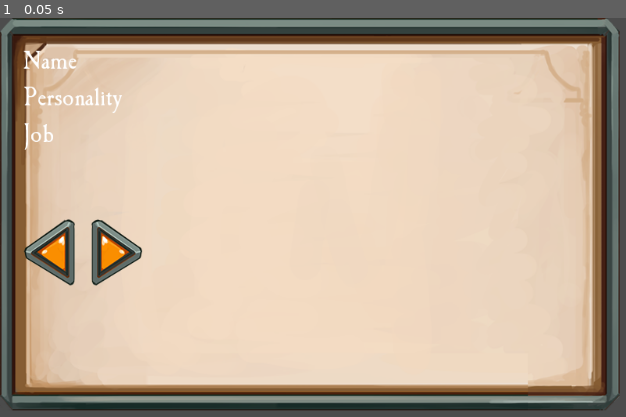
Above: before the commit, frame 1.
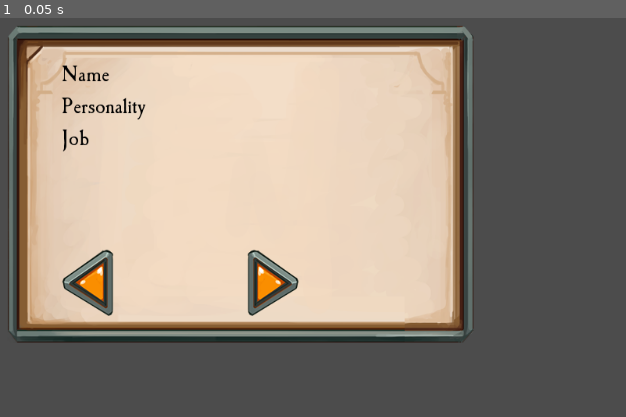
Above: after the commit, the same moment.

Repository: Ertain/NPC-character-listing
Game: Godot game, scene res://main.tscn
Same seed, same stepped clock (60 frames per second), same inputs: the game is played once before the commit and once after it. Before the commit the project has no main scene; this scene is started directly in both runs.
Inputs:
- Up to frame 1 (0.05 s): no input

The runs differ from the first frame. In frame 1, 53% of the frame differs, in the area x 0-100%, y 0-99%.

Commit message:
Revamped the nodes

Diff:
--- a/main.tscn
+++ b/main.tscn
@@ -7,38 +7,37 @@
 
 [sub_resource type="DynamicFont" id=1]
 
-size = 35
+size = 30
 use_mipmaps = false
 use_filter = false
 font_data = ExtResource( 2 )
 _sections_unfolded = [ "Font", "Settings" ]
 
-[sub_resource type="DynamicFont" id=2]
-
-size = 35
-use_mipmaps = false
-use_filter = false
-font_data = ExtResource( 2 )
-_sections_unfolded = [ "Font", "Settings" ]
-
-[sub_resource type="DynamicFont" id=3]
-
-size = 35
-use_mipmaps = false
-use_filter = false
-font_data = ExtResource( 2 )
-_sections_unfolded = [ "Font", "Settings" ]
-
-[node name="main" type="Node2D" index="0"]
-
-[node name="dialogue" type="NinePatchRect" parent="." index="0"]
-
-anchor_left = 0.0
-anchor_top = 0.0
-anchor_right = 0.0
-anchor_bottom = 0.0
-margin_right = 793.0
-margin_bottom = 503.0
+[node name="Main dialog" type="MarginContainer" index="0"]
+
+anchor_left = 0.0
+anchor_top = 0.0
+anchor_right = 0.0
+anchor_bottom = 0.0
+margin_left = 10.0
+margin_top = 10.0
+margin_right = 606.0
+margin_bottom = 416.0
+rect_pivot_offset = Vector2( 0, 0 )
+mouse_filter = 0
+mouse_default_cursor_shape = 0
+size_flags_horizontal = 1
+size_flags_vertical = 1
+
+[node name="background" type="NinePatchRect" parent="." index="0"]
+
+anchor_left = 0.0
+anchor_top = 0.0
+anchor_right = 0.0
+anchor_bottom = 0.0
+margin_left = 8.0
+margin_right = 596.0
+margin_bottom = 406.0
 rect_pivot_offset = Vector2( 0, 0 )
 mouse_filter = 2
 mouse_default_cursor_shape = 0
@@ -46,131 +45,160 @@
 size_flags_vertical = 1
 texture = ExtResource( 1 )
 
-[node name="VSplitContainer" type="VSplitContainer" parent="dialogue" index="0"]
-
-anchor_left = 0.0
-anchor_top = 0.0
-anchor_right = 0.0
-anchor_bottom = 0.0
-margin_left = 30.0
-margin_top = 33.0
-margin_right = 761.0
-margin_bottom = 471.0
-rect_pivot_offset = Vector2( 0, 0 )
-mouse_filter = 0
-mouse_default_cursor_shape = 0
-size_flags_horizontal = 1
-size_flags_vertical = 1
-split_offset = 0
-collapsed = false
-dragger_visibility = 0
-
-[node name="VBoxContainer" type="VBoxContainer" parent="dialogue/VSplitContainer" index="0"]
-
-anchor_left = 0.0
-anchor_top = 0.0
-anchor_right = 0.0
-anchor_bottom = 0.0
-margin_right = 126.0
-margin_bottom = 237.0
+[node name="Layout" type="VBoxContainer" parent="background" index="0"]
+
+anchor_left = 0.0
+anchor_top = 0.0
+anchor_right = 0.0
+anchor_bottom = 0.0
+margin_left = 69.0
+margin_top = 44.0
+margin_right = 539.0
+margin_bottom = 372.0
 rect_pivot_offset = Vector2( 0, 0 )
 mouse_filter = 1
 mouse_default_cursor_shape = 0
-size_flags_horizontal = 0
+size_flags_horizontal = 1
+size_flags_vertical = 1
+alignment = 0
+_sections_unfolded = [ "Grow Direction" ]
+
+[node name="Info" type="MarginContainer" parent="background/Layout" index="0"]
+
+anchor_left = 0.0
+anchor_top = 0.0
+anchor_right = 0.0
+anchor_bottom = 0.0
+margin_right = 470.0
+margin_bottom = 239.0
+rect_pivot_offset = Vector2( 0, 0 )
+mouse_filter = 0
+mouse_default_cursor_shape = 0
+size_flags_horizontal = 1
 size_flags_vertical = 3
+_sections_unfolded = [ "Size Flags" ]
+
+[node name="VBoxContainer" type="VBoxContainer" parent="background/Layout/Info" index="0"]
+
+anchor_left = 0.0
+anchor_top = 0.0
+anchor_right = 0.0
+anchor_bottom = 0.0
+margin_left = 8.0
+margin_right = 470.0
+margin_bottom = 239.0
+rect_pivot_offset = Vector2( 0, 0 )
+mouse_filter = 1
+mouse_default_cursor_shape = 0
+size_flags_horizontal = 1
+size_flags_vertical = 1
 alignment = 0
-_sections_unfolded = [ "Grow Direction", "Size Flags" ]
-
-[node name="name" type="Label" parent="dialogue/VSplitContainer/VBoxContainer" index="0"]
-
-anchor_left = 0.0
-anchor_top = 0.0
-anchor_right = 0.0
-anchor_bottom = 0.0
-margin_right = 126.0
-margin_bottom = 42.0
+
+[node name="Name" type="Label" parent="background/Layout/Info/VBoxContainer" index="0"]
+
+anchor_left = 0.0
+anchor_top = 0.0
+anchor_right = 0.0
+anchor_bottom = 0.0
+margin_right = 462.0
+margin_bottom = 36.0
 rect_pivot_offset = Vector2( 0, 0 )
 mouse_filter = 2
 mouse_default_cursor_shape = 0
 size_flags_horizontal = 1
 size_flags_vertical = 4
 custom_fonts/font = SubResource( 1 )
+custom_colors/font_color = Color( 0, 0, 0, 1 )
 text = "Name"
 percent_visible = 1.0
 lines_skipped = 0
 max_lines_visible = -1
-_sections_unfolded = [ "custom_fonts" ]
-
-[node name="personality" type="Label" parent="dialogue/VSplitContainer/VBoxContainer" index="1"]
-
-anchor_left = 0.0
-anchor_top = 0.0
-anchor_right = 0.0
-anchor_bottom = 0.0
-margin_top = 46.0
-margin_right = 126.0
-margin_bottom = 88.0
+_sections_unfolded = [ "custom_colors", "custom_fonts" ]
+
+[node name="Personality" type="Label" parent="background/Layout/Info/VBoxContainer" index="1"]
+
+anchor_left = 0.0
+anchor_top = 0.0
+anchor_right = 0.0
+anchor_bottom = 0.0
+margin_top = 40.0
+margin_right = 462.0
+margin_bottom = 76.0
 rect_pivot_offset = Vector2( 0, 0 )
 mouse_filter = 2
 mouse_default_cursor_shape = 0
 size_flags_horizontal = 1
 size_flags_vertical = 4
-custom_fonts/font = SubResource( 2 )
+custom_fonts/font = SubResource( 1 )
+custom_colors/font_color = Color( 0, 0, 0, 1 )
 text = "Personality"
 percent_visible = 1.0
 lines_skipped = 0
 max_lines_visible = -1
-_sections_unfolded = [ "custom_fonts" ]
-
-[node name="job" type="Label" parent="dialogue/VSplitContainer/VBoxContainer" index="2"]
-
-anchor_left = 0.0
-anchor_top = 0.0
-anchor_right = 0.0
-anchor_bottom = 0.0
-margin_top = 92.0
-margin_right = 126.0
-margin_bottom = 134.0
-grow_horizontal = 0
+_sections_unfolded = [ "custom_colors", "custom_fonts" ]
+
+[node name="Job" type="Label" parent="background/Layout/Info/VBoxContainer" index="2"]
+
+anchor_left = 0.0
+anchor_top = 0.0
+anchor_right = 0.0
+anchor_bottom = 0.0
+margin_top = 80.0
+margin_right = 462.0
+margin_bottom = 116.0
 rect_pivot_offset = Vector2( 0, 0 )
 mouse_filter = 2
 mouse_default_cursor_shape = 0
 size_flags_horizontal = 1
 size_flags_vertical = 4
-custom_fonts/font = SubResource( 3 )
+custom_fonts/font = SubResource( 1 )
+custom_colors/font_color = Color( 0, 0, 0, 1 )
 text = "Job"
 percent_visible = 1.0
 lines_skipped = 0
 max_lines_visible = -1
-_sections_unfolded = [ "custom_fonts" ]
-
-[node name="HSplitContainer" type="HSplitContainer" parent="dialogue/VSplitContainer" index="1"]
-
-anchor_left = 0.5
-anchor_top = 1.0
-anchor_right = 0.5
-anchor_bottom = 1.0
-margin_left = -76.0
-margin_top = -189.0
-margin_right = 76.0
-rect_pivot_offset = Vector2( 0, 0 )
-mouse_filter = 0
-mouse_default_cursor_shape = 0
-size_flags_horizontal = 2
-size_flags_vertical = 3
-split_offset = 0
-collapsed = false
-dragger_visibility = 0
+_sections_unfolded = [ "custom_colors", "custom_fonts" ]
+
+[node name="Arrows" type="MarginContainer" parent="background/Layout" index="1"]
+
+anchor_left = 0.0
+anchor_top = 0.0
+anchor_right = 0.0
+anchor_bottom = 0.0
+margin_top = 243.0
+margin_right = 470.0
+margin_bottom = 328.0
+rect_pivot_offset = Vector2( 0, 0 )
+mouse_filter = 0
+mouse_default_cursor_shape = 0
+size_flags_horizontal = 1
+size_flags_vertical = 1
+
+[node name="Arrow boxes" type="HBoxContainer" parent="background/Layout/Arrows" index="0"]
+
+anchor_left = 0.0
+anchor_top = 0.0
+anchor_right = 0.0
+anchor_bottom = 0.0
+margin_left = 8.0
+margin_right = 470.0
+margin_bottom = 85.0
+rect_pivot_offset = Vector2( 0, 0 )
+mouse_filter = 1
+mouse_default_cursor_shape = 0
+size_flags_horizontal = 1
+size_flags_vertical = 1
+alignment = 0
 _sections_unfolded = [ "Size Flags" ]
 
-[node name="left_arrow" type="TextureButton" parent="dialogue/VSplitContainer/HSplitContainer" index="0"]
-
-anchor_left = 0.0
-anchor_top = 0.0
-anchor_right = 0.0
-anchor_bottom = 0.0
-margin_right = 74.0
-margin_bottom = 189.0
+[node name="Left Arrow" type="TextureButton" parent="background/Layout/Arrows/Arrow boxes" index="0"]
+
+anchor_left = 0.0
+anchor_top = 0.0
+anchor_right = 0.0
+anchor_bottom = 0.0
+margin_right = 229.0
+margin_bottom = 85.0
 rect_pivot_offset = Vector2( 0, 0 )
 focus_mode = 2
 mouse_filter = 0
@@ -182,26 +210,24 @@
 shortcut = null
 group = null
 texture_normal = ExtResource( 3 )
-_sections_unfolded = [ "Size Flags", "Textures" ]
-
-[node name="right_arrow" type="TextureButton" parent="dialogue/VSplitContainer/HSplitContainer" index="1"]
-
-anchor_left = 0.0
-anchor_top = 0.0
-anchor_right = 0.0
-anchor_bottom = 0.0
-margin_left = 86.0
-margin_right = 152.0
-margin_bottom = 189.0
+_sections_unfolded = [ "Size Flags" ]
+
+[node name="Right Arrow" type="TextureButton" parent="background/Layout/Arrows/Arrow boxes" index="1"]
+
+anchor_left = 1.0
+anchor_top = 0.0
+anchor_right = 1.0
+anchor_bottom = 1.0
+margin_left = -66.0
 rect_pivot_offset = Vector2( 0, 0 )
 focus_mode = 2
 mouse_filter = 0
 mouse_default_cursor_shape = 0
-size_flags_horizontal = 3
-size_flags_vertical = 1
+size_flags_horizontal = 2
+size_flags_vertical = 3
 toggle_mode = false
 enabled_focus_mode = 2
 shortcut = null
 group = null
 texture_normal = ExtResource( 4 )
-_sections_unfolded = [ "Grow Direction", "Size Flags", "Textures" ]
+_sections_unfolded = [ "Size Flags", "Textures" ]
--- a/project.godot
+++ b/project.godot
@@ -11,6 +11,7 @@
 [application]
 
 config/name="NPC character listing"
+run/main_scene="res://main.tscn"
 config/icon="res://icon.png"
 
 [rendering]
Not shown: 1 places in main.tscn that only renumber resources
